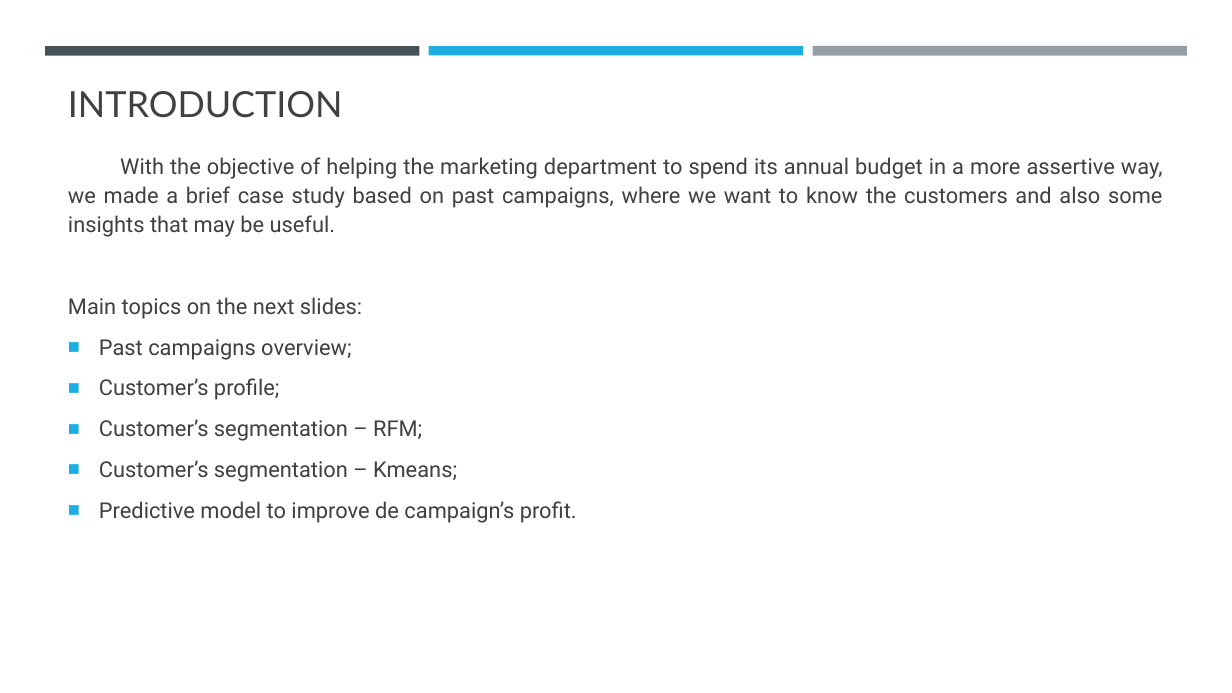
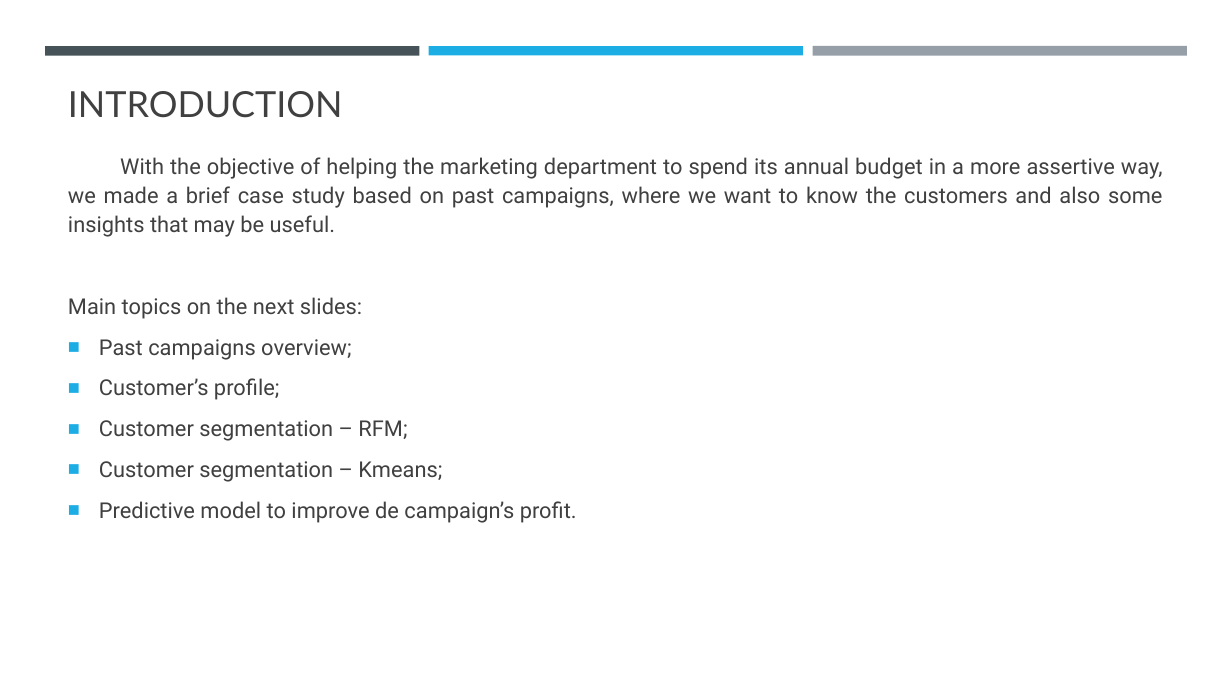
Before and after one commit to fpmacedo/ifood_data_analyst_test, a slide deck: slide 2 of iFood Data Business Analyst Case.pptx. Drawn at 1232x693 pixels with LibreOffice and Linux fonts; fonts in the diff are those of the drawing. Boxes give left, top, right and bottom in pixels: in the first picture for what was removed or moved away, otherwise in the second. Text is boxed around its words. In the diff, an @@ line names an element or a change of style, - is before the commit and + after.

Commit message:
kmeans commit

```diff
--- a/iFood Data Business Analyst Case.pptx
+++ b/iFood Data Business Analyst Case.pptx
@@ text at <box>99,420,442,482</box>: text changed @@
-■ Customer’s segmentation – RFM;
-■ Customer’s segmentation – Kmeans;
+■ Customer segmentation – RFM;
+■ Customer segmentation – Kmeans;
```
Also in this commit, not shown: 4 other slides changed, 2 other files.
